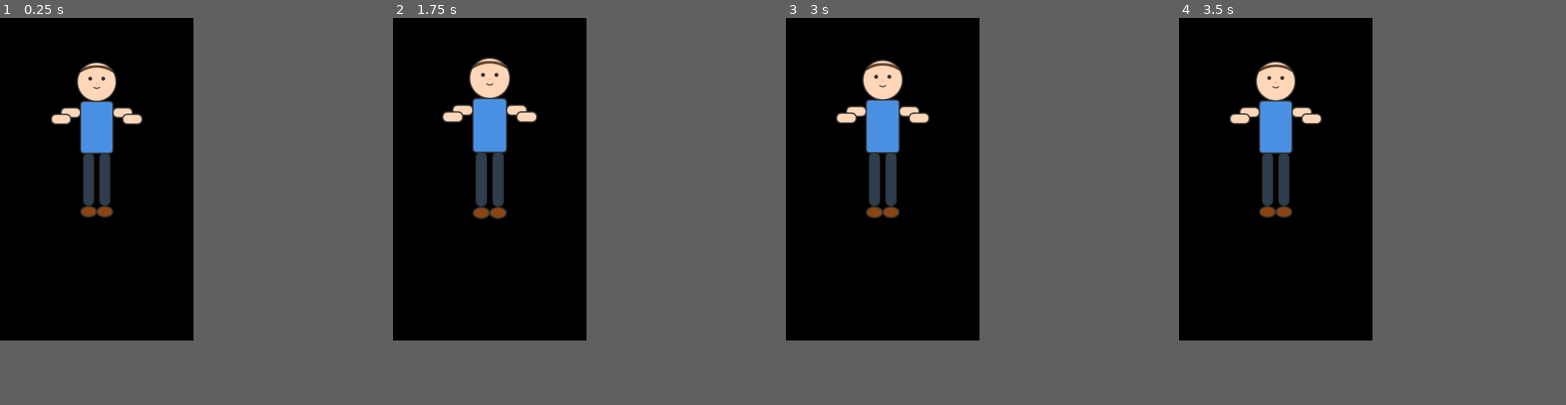
Above: before the commit, frames 1-4 (left to right).
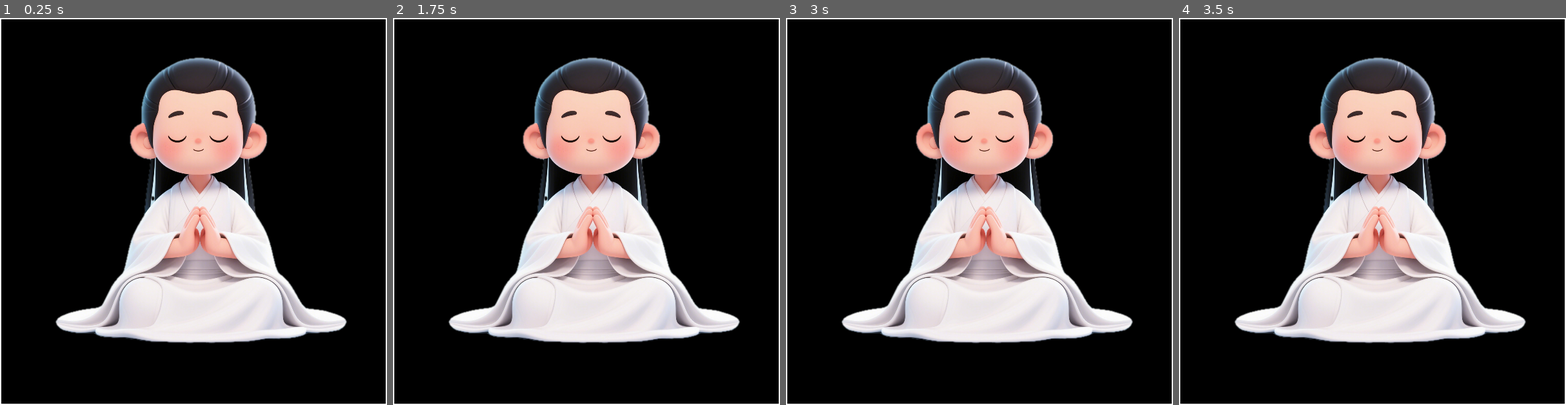
Above: after the commit, the same moments.

Repository: lichen63/cyber-cultivation
Game: Godot game, scene res://scenes/Main.tscn
Same seed, same stepped clock (60 frames per second), same inputs: the game is played once before the commit and once after it. Before the commit the project starts from res://scenes/MainMenu.tscn.
Inputs (mouse positions are in pixels of both pictures, inside the frame that each line leads up to):
- Up to frame 1 (0.25 s): no input
- Up to frame 2 (1.75 s): move the mouse to (532, 165) at 0.52 s; click (532, 165) at 0.67 s; drag from (451, 196) to (478, 242) at 1.27 s
- Up to frame 3 (3 s): move the mouse to (902, 107) at 2.02 s; click (902, 107) at 2.17 s; drag from (871, 242) to (824, 130) at 2.77 s
- Up to frame 4 (3.5 s): no input
The window is 300x500 before the commit and 600x600 after it. Grey fills any space a smaller window leaves; there, only what the larger window draws over its background counts as a difference.

The runs differ from the first frame. In frame 1, 31% of the frame differs, in the area x 0-100%, y 0-100%; in frame 2, 31%; in frame 3, 31%; in frame 4, 31%.

Commit message:
replace the human image with png files

Diff:
--- a/assets/graphics/sprites/human_character.svg
+++ /dev/null
@@ -1,39 +0,0 @@
-<?xml version="1.0" encoding="UTF-8"?>
-<svg width="200" height="400" viewBox="0 0 200 400" xmlns="http://www.w3.org/2000/svg">
-  <!-- 人形轮廓 -->
-  <!-- 头部 -->
-  <circle cx="100" cy="50" r="30" fill="#FFD6B8" stroke="#333" stroke-width="2"/>
-
-  <!-- 身体 -->
-  <rect x="75" y="80" width="50" height="80" fill="#4A90E2" stroke="#333" stroke-width="2" rx="5"/>
-
-  <!-- 左臂 -->
-  <rect x="45" y="90" width="30" height="15" fill="#FFD6B8" stroke="#333" stroke-width="2" rx="7"/>
-  <rect x="30" y="100" width="30" height="15" fill="#FFD6B8" stroke="#333" stroke-width="2" rx="7"/>
-
-  <!-- 右臂 -->
-  <rect x="125" y="90" width="30" height="15" fill="#FFD6B8" stroke="#333" stroke-width="2" rx="7"/>
-  <rect x="140" y="100" width="30" height="15" fill="#FFD6B8" stroke="#333" stroke-width="2" rx="7"/>
-
-  <!-- 腿部 -->
-  <rect x="80" y="160" width="15" height="80" fill="#2C3E50" stroke="#333" stroke-width="2" rx="7"/>
-  <rect x="105" y="160" width="15" height="80" fill="#2C3E50" stroke="#333" stroke-width="2" rx="7"/>
-
-  <!-- 脚 -->
-  <ellipse cx="87.5" cy="250" rx="12" ry="8" fill="#8B4513" stroke="#333" stroke-width="2"/>
-  <ellipse cx="112.5" cy="250" rx="12" ry="8" fill="#8B4513" stroke="#333" stroke-width="2"/>
-
-  <!-- 面部特征 -->
-  <!-- 眼睛 -->
-  <circle cx="90" cy="45" r="3" fill="#333"/>
-  <circle cx="110" cy="45" r="3" fill="#333"/>
-
-  <!-- 鼻子 -->
-  <circle cx="100" cy="52" r="1.5" fill="#E6B89C"/>
-
-  <!-- 嘴巴 -->
-  <path d="M 95 58 Q 100 62 105 58" stroke="#333" stroke-width="1.5" fill="none"/>
-
-  <!-- 头发 -->
-  <path d="M 75 35 Q 100 20 125 35 Q 120 25 100 25 Q 80 25 75 35" fill="#8B4513" stroke="#333" stroke-width="1"/>
-</svg>
--- a/project.godot
+++ b/project.godot
@@ -12,14 +12,14 @@
 
 config/name="Cyber Cultivation"
 config/description="A cyber cultivation game"
-run/main_scene="res://scenes/MainMenu.tscn"
+run/main_scene="res://scenes/Main.tscn"
 config/features=PackedStringArray("4.4", "Forward Plus")
 config/icon="res://assets/icons/icon.svg"
 
 [display]
 
-window/size/viewport_width=300
-window/size/viewport_height=500
+window/size/viewport_width=600
+window/size/viewport_height=600
 window/size/borderless=true
 window/size/always_on_top=true
 window/size/transparent=true
--- /dev/null
+++ b/scenes/Character.tscn
@@ -0,0 +1,18 @@
+[gd_scene load_steps=4 format=3 uid="uid://b5q8w3x7r2m1n"]
+
+[ext_resource type="Texture2D" uid="uid://xvjixclm68kd" path="res://assets/graphics/sprites/character.png" id="1_character"]
+[ext_resource type="Script" uid="uid://c1d2e3f4g5h6i" path="res://scripts/ui/Character.gd" id="2_script"]
+
+[sub_resource type="RectangleShape2D" id="RectangleShape2D_1"]
+size = Vector2(462, 464)
+
+[node name="Character" type="Area2D"]
+script = ExtResource("2_script")
+
+[node name="Sprite2D" type="Sprite2D" parent="."]
+scale = Vector2(0.4, 0.4)
+texture = ExtResource("1_character")
+
+[node name="CollisionShape2D" type="CollisionShape2D" parent="."]
+position = Vector2(12, -22)
+shape = SubResource("RectangleShape2D_1")
--- /dev/null
+++ b/scenes/Main.tscn
@@ -0,0 +1,15 @@
+[gd_scene load_steps=3 format=3 uid="uid://cg3gvxvr6v8t7"]
+
+[ext_resource type="Script" uid="uid://m3h6rnoimfd2" path="res://scripts/ui/Main.gd" id="1_rvslj"]
+[ext_resource type="PackedScene" uid="uid://b5q8w3x7r2m1n" path="res://scenes/Character.tscn" id="2_0bbpv"]
+
+[node name="Main" type="Control"]
+layout_mode = 3
+anchors_preset = 15
+anchor_right = 1.0
+anchor_bottom = 1.0
+grow_horizontal = 2
+grow_vertical = 2
+script = ExtResource("1_rvslj")
+
+[node name="Character" parent="." instance=ExtResource("2_0bbpv")]
--- a/scenes/MainMenu.tscn
+++ /dev/null
@@ -1,17 +0,0 @@
-[gd_scene load_steps=3 format=3 uid="uid://cg3gvxvr6v8t7"]
-
-[ext_resource type="Script" uid="uid://m3h6rnoimfd2" path="res://scripts/ui/MainMenu.gd" id="1_qwert"]
-[ext_resource type="Texture2D" uid="uid://drvlrtflmcxx6" path="res://assets/graphics/sprites/human_character.svg" id="2_human"]
-
-[node name="MainMenu" type="Control"]
-layout_mode = 3
-anchors_preset = 15
-anchor_right = 1.0
-anchor_bottom = 1.0
-grow_horizontal = 2
-grow_vertical = 2
-script = ExtResource("1_qwert")
-
-[node name="HumanCharacter" type="Sprite2D" parent="."]
-position = Vector2(150, 250)
-texture = ExtResource("2_human")
--- /dev/null
+++ b/scripts/ui/Character.gd
@@ -0,0 +1,84 @@
+extends Area2D
+
+## Human character controller
+## Handles dragging and mouse interactions
+
+# Drag-related variables
+var is_dragging: bool = false
+var drag_start_mouse_pos: Vector2
+var drag_start_window_pos: Vector2
+
+# UI node references
+@onready var sprite: Sprite2D = $Sprite2D
+@onready var collision_shape: CollisionShape2D = $CollisionShape2D
+
+func _ready() -> void:
+	"""Initialize human character"""
+	# Connect mouse signals
+	input_event.connect(_on_input_event)
+	mouse_entered.connect(_on_mouse_entered)
+	mouse_exited.connect(_on_mouse_exited)
+
+	# Set up collision shape to match sprite size
+	setup_collision_shape()
+
+	# Center the character in the window
+	center_character()
+
+func setup_collision_shape() -> void:
+	"""Set up collision shape to match sprite dimensions"""
+	if sprite and sprite.texture and collision_shape:
+		var texture_size = sprite.texture.get_size()
+		var shape = RectangleShape2D.new()
+		shape.size = texture_size * sprite.scale
+		collision_shape.shape = shape
+
+func center_character() -> void:
+	"""Center the character in the window"""
+	var window_size = get_window().size
+	position = Vector2(window_size.x / 2, window_size.y / 2)
+
+func _on_input_event(_viewport: Node, event: InputEvent, _shape_idx: int) -> void:
+	"""Handle input events on the character"""
+	if event is InputEventMouseButton:
+		if event.button_index == MOUSE_BUTTON_LEFT:
+			if event.pressed:
+				print("✓ Character clicked - starting drag")
+				is_dragging = true
+				# Store initial positions for smooth dragging
+				drag_start_mouse_pos = event.global_position
+				drag_start_window_pos = Vector2(get_window().position)
+				print("Drag start mouse pos: ", drag_start_mouse_pos)
+				print("Drag start window pos: ", drag_start_window_pos)
+			else:
+				# Mouse released, stop dragging
+				is_dragging = false
+				print("✓ Drag ended")
+
+func _input(event: InputEvent) -> void:
+	"""Handle global input events (for dragging)"""
+	if event.is_action_pressed("ui_cancel"):
+		# ESC key to quit game
+		get_tree().quit()
+
+	if event is InputEventMouseMotion and is_dragging:
+		# Calculate how much the mouse has moved since drag started
+		var mouse_delta = event.global_position - drag_start_mouse_pos
+		# Move window by the same amount
+		var new_window_pos = drag_start_window_pos + mouse_delta
+		print("=== Mouse Motion During Drag ===")
+		print("Current mouse pos: ", event.global_position)
+		print("Mouse delta: ", mouse_delta)
+		print("New window pos: ", new_window_pos)
+
+		get_window().position = Vector2i(new_window_pos)
+
+func _on_mouse_entered() -> void:
+	"""Visual feedback when mouse enters character area"""
+	if sprite:
+		sprite.modulate = Color(1.2, 1.2, 1.2, 1.0) # Slightly brighter
+
+func _on_mouse_exited() -> void:
+	"""Reset visual feedback when mouse exits character area"""
+	if sprite:
+		sprite.modulate = Color.WHITE
--- /dev/null
+++ b/scripts/ui/Main.gd
@@ -0,0 +1,31 @@
+extends Control
+
+## Main menu controller
+## Display desktop pet character
+
+# UI node references
+@onready var human_character: Area2D = $HumanCharacter
+
+func _ready() -> void:
+  """Initialize main menu"""
+  # Enable transparent background
+  get_viewport().transparent_bg = true
+  get_window().transparent = true
+
+  # Enable drawing for border
+  set_process(true)
+
+func _draw() -> void:
+  """Draw the window border"""
+  # Get the window size
+  var window_size = get_window().size
+
+  # Draw white border (2 pixel thick)
+  var border_color = Color.WHITE
+  var border_width = 2
+
+  # Draw border lines
+  draw_rect(Rect2(0, 0, window_size.x, border_width), border_color) # Top
+  draw_rect(Rect2(0, window_size.y - border_width, window_size.x, border_width), border_color) # Bottom
+  draw_rect(Rect2(0, 0, border_width, window_size.y), border_color) # Left
+  draw_rect(Rect2(window_size.x - border_width, 0, border_width, window_size.y), border_color) # Right
--- a/scripts/ui/MainMenu.gd
+++ /dev/null
@@ -1,34 +0,0 @@
-extends Control
-
-## 主菜单控制器
-## 显示桌面宠物角色
-
-# UI节点引用
-@onready var human_character: Sprite2D = $HumanCharacter
-
-func _ready() -> void:
-  """初始化主菜单"""
-  # 启用透明背景
-  get_viewport().transparent_bg = true
-  get_window().transparent = true
-
-  # 确保人形角色可见
-  if human_character:
-    human_character.modulate = Color.WHITE
-
-  # 可以添加一些简单的动画效果
-  animate_character()
-
-func animate_character() -> void:
-  """为人形角色添加简单的动画效果"""
-  if human_character:
-    # 创建一个简单的呼吸动画
-    var tween = create_tween()
-    tween.set_loops()
-    tween.tween_property(human_character, "scale", Vector2(1.05, 1.05), 2.0)
-    tween.tween_property(human_character, "scale", Vector2(1.0, 1.0), 2.0)
-
-func _input(event: InputEvent) -> void:
-  if event.is_action_pressed("ui_cancel"):
-    # ESC键退出游戏
-    get_tree().quit()
Binary file added: assets/graphics/sprites/character.png
